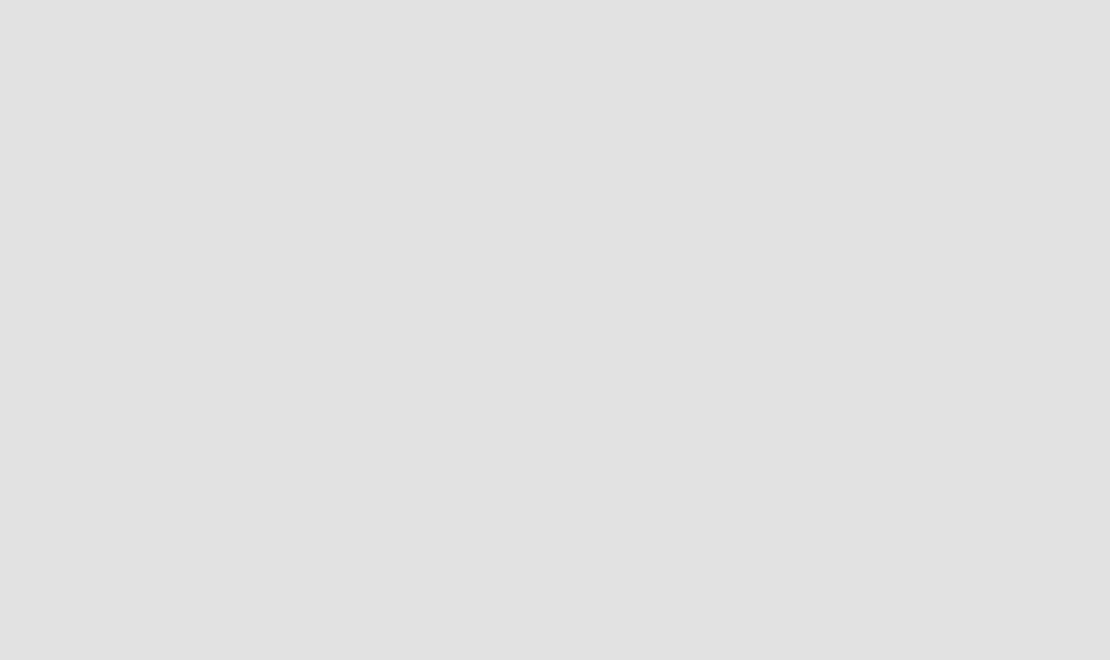
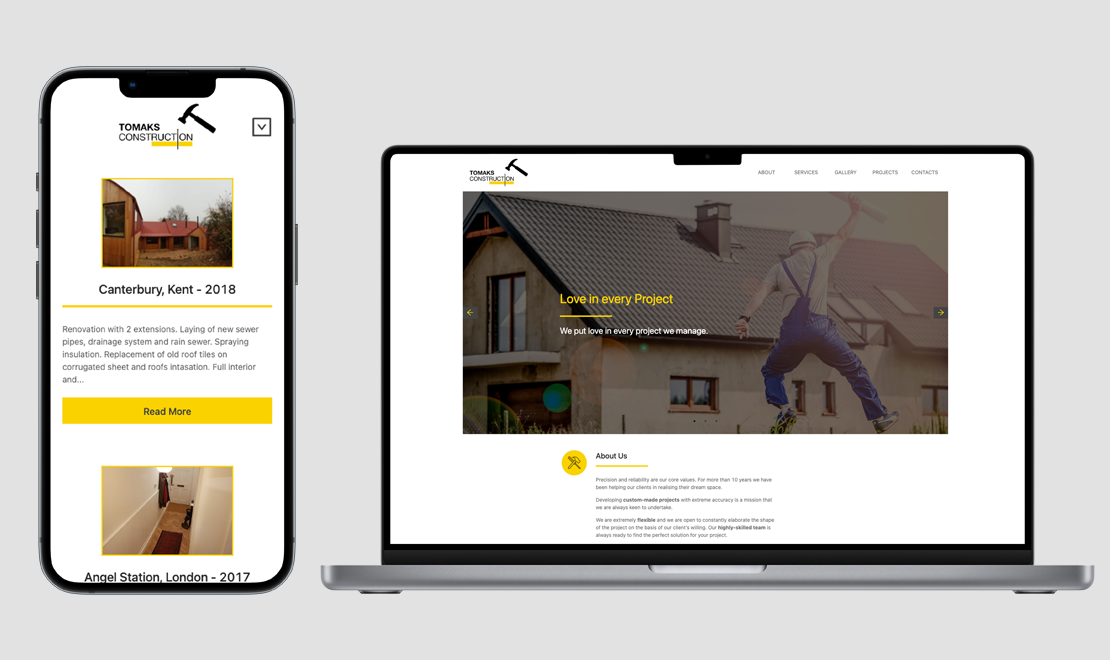
Before/after of a (1110, 660) layered artwork. What changed in the layer stack:
added layer "Layer 5" above "Layer 4" over [36, 66, 298, 595]
added layer "Layer 4" above "Layer 1" over [320, 144, 1095, 594]
